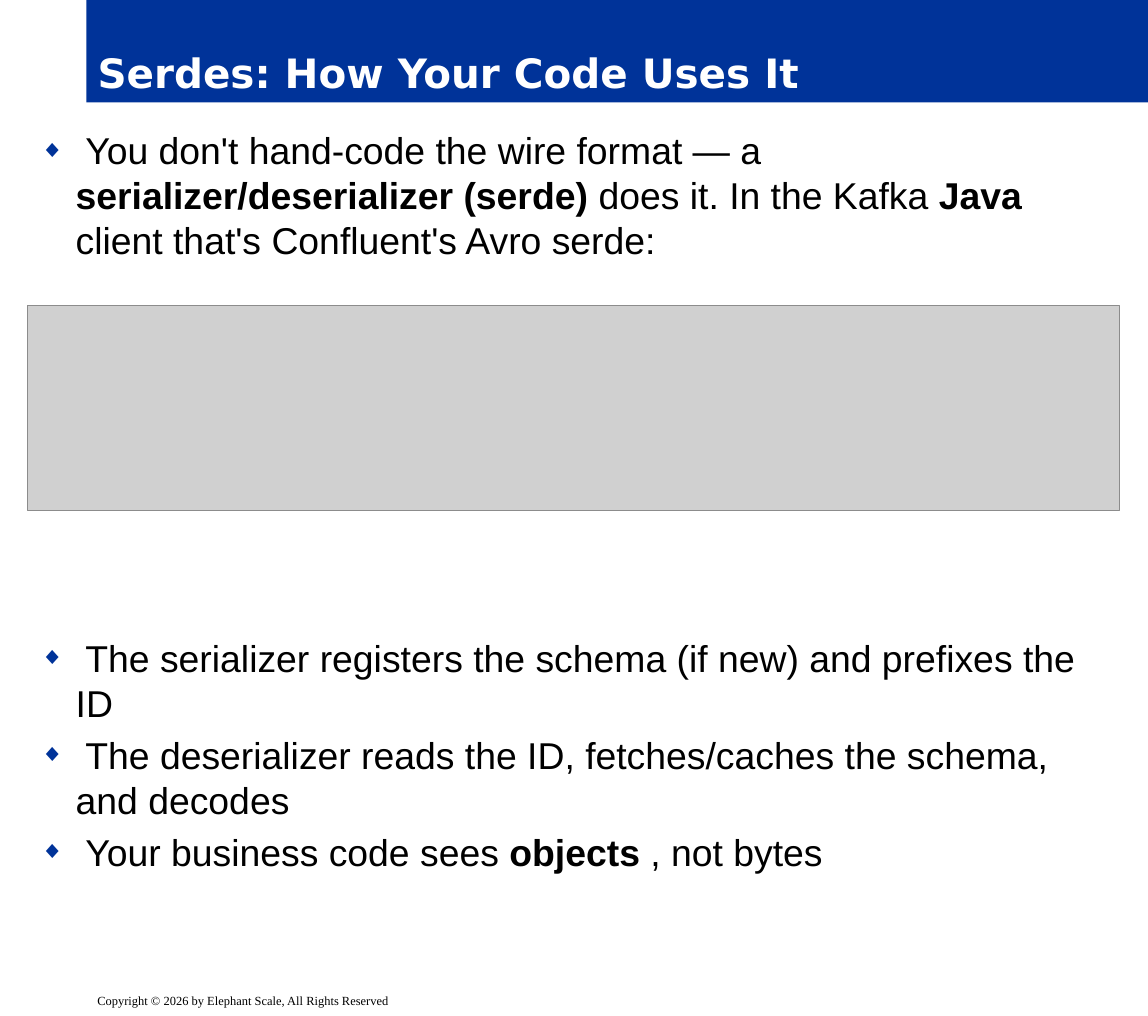
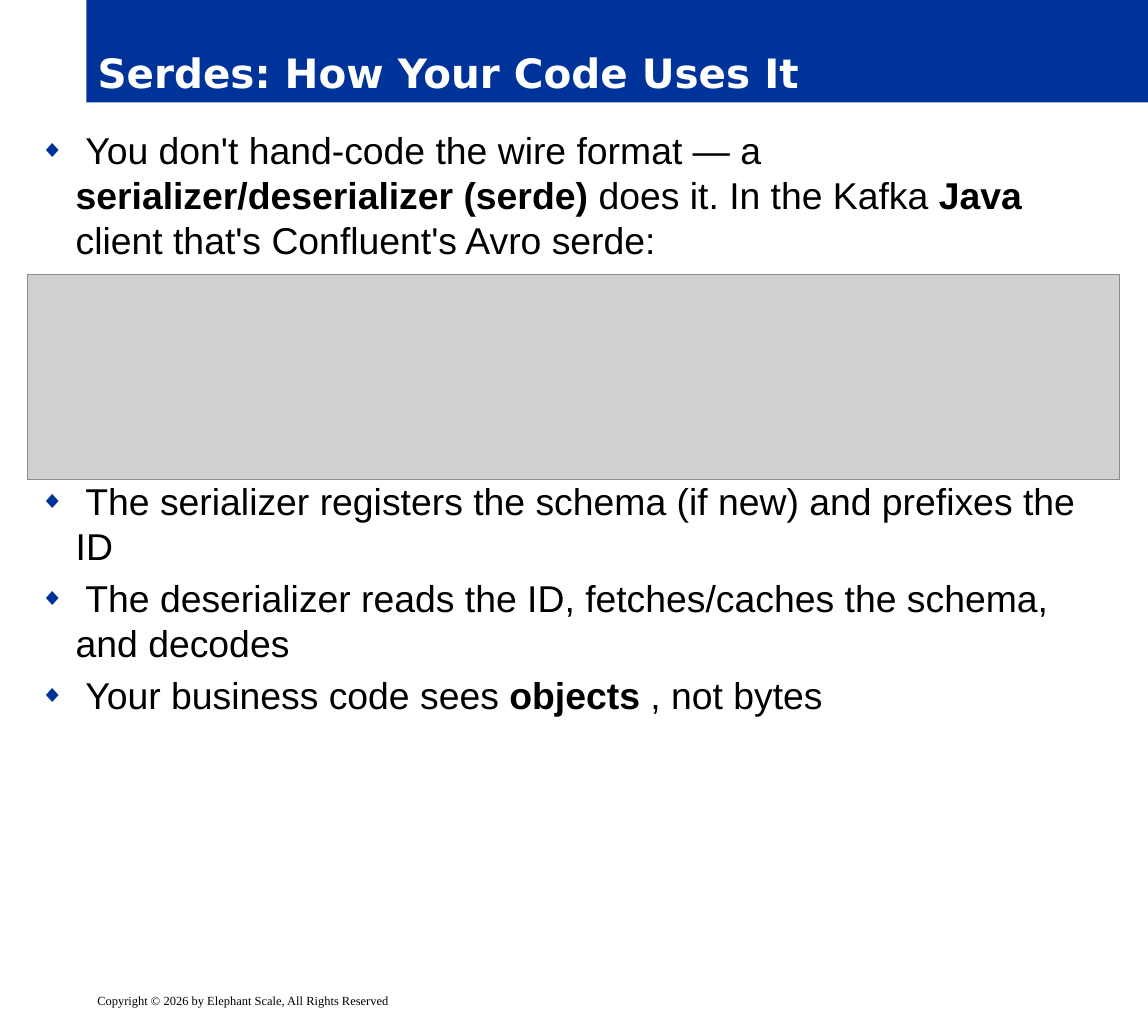
Before and after one commit to elephantscale/Apache-Kafka-for-Developers, a slide deck: slide 7 of slides/release/08__inter-4-schema-registry.pptx (slide 6 before the commit). Drawn at 1148x1016 pixels with LibreOffice and Linux fonts; fonts in the diff are those of the drawing; grey boxes stand for pictures; background and template pictures are left out. Boxes give left, top, right and bottom in pixels: in the first picture for what was removed or moved away, otherwise in the second. Text is boxed around its words. In the diff, an @@ line names an element or a change of style, - is before the commit and + after.

```diff
--- a/slides/release/08__inter-4-schema-registry.pptx
+++ b/slides/release/08__inter-4-schema-registry.pptx
@@ text "You don't hand-code the wire ..." rewrapped from (x1=76, y1=137, x2=1075, y2=873) to (x1=76, y1=137, x2=1075, y2=717) @@
@@ picture moved from (x1=27, y1=306, x2=1119, y2=511) to (x1=27, y1=274, x2=1119, y2=479) @@
```
Also in this commit, not shown: 3 other slides changed, 1 slide added.
